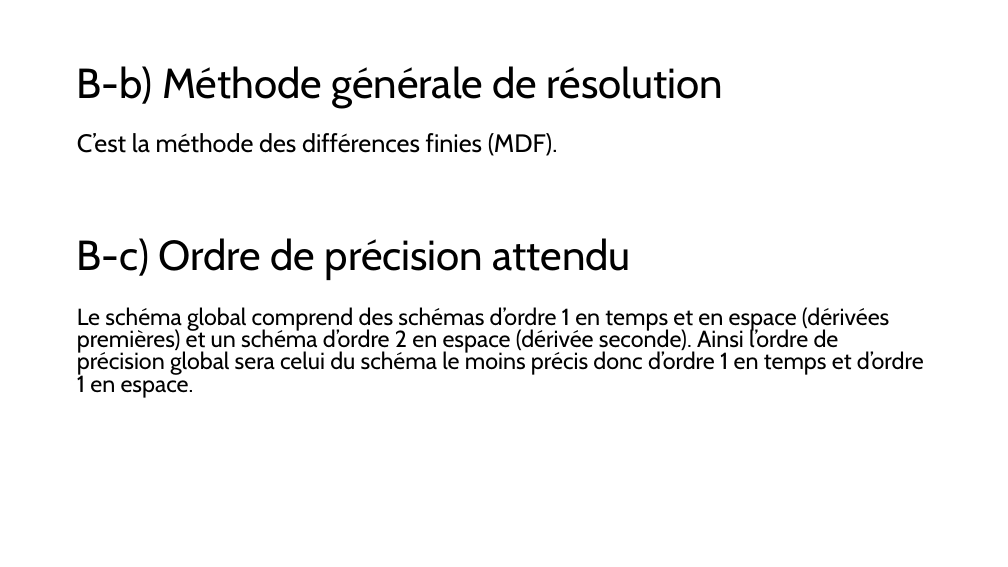
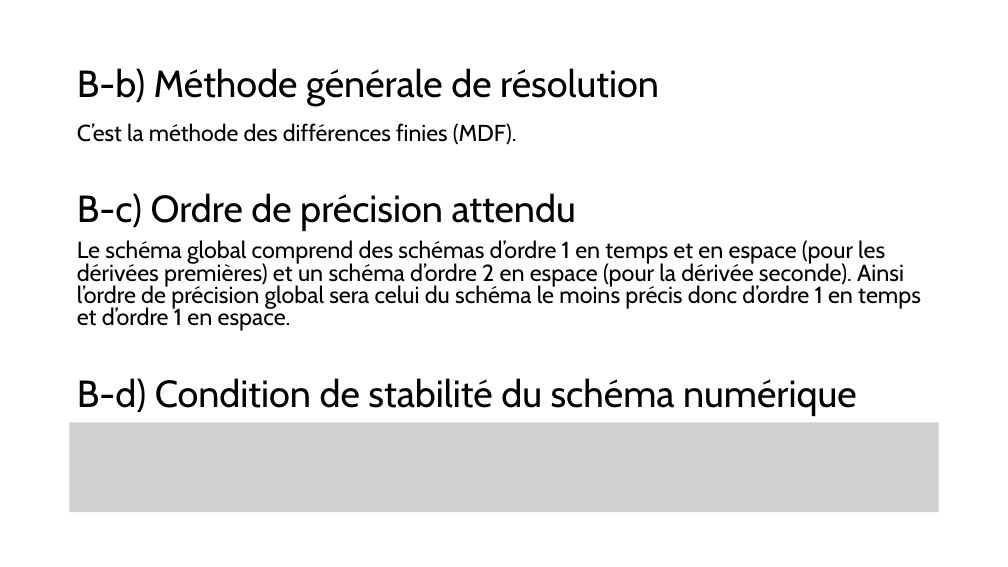
Before and after one commit to mehdibendaya/MEC8211-DEV1, a slide deck: slide 8 of Devoir_1.pptx. Drawn at 1008x567 pixels with LibreOffice and Linux fonts; fonts in the diff are those of the drawing; grey boxes stand for pictures. Boxes give left, top, right and bottom in pixels: in the first picture for what was removed or moved away, otherwise in the second. Text is boxed around its words. In the diff, an @@ line names an element or a change of style, - is before the commit and + after.

```diff
--- a/Devoir_1.pptx
+++ b/Devoir_1.pptx
@@ title "B-b) Méthode générale de résolution" at (77,68,659,106): size 40 to 36 pt @@
@@ text "C’est la méthode des différences ...": place and size @@
-text "C’est la méthode des différences ..." at (77,133,558,156)
+text "C’est la méthode des différences ..." at (77,123,517,144)
@@ text "C’est la méthode des différences ..." at (77,123,517,144): size 24 to 22 pt @@
@@ text "B-c) Ordre de précision attendu" at (77,193,576,231): size 40 to 36 pt @@
@@ text "B-c) Ordre de précision attendu": place and size @@
-text "B-c) Ordre de précision attendu" at (77,238,631,280)
+text "B-c) Ordre de précision attendu" at (77,193,576,231)
@@ text at (77,240,921,331): text changed @@
-Le schéma global comprend des schémas d’ordre 1 en temps et en espace (dérivées premières) et un schéma d’ordre 2 en espace (dérivée seconde). Ainsi l’ordre de précision global sera celui du schéma le moins précis donc d’ordre 1 en temps et d’ordre 1 en espace.
+Le schéma global comprend des schémas d’ordre 1 en temps et en espace (pour les dérivées premières) et un schéma d’ordre 2 en espace (pour la dérivée seconde). Ainsi l’ordre de précision global sera celui du schéma le moins précis donc d’ordre 1 en temps et d’ordre 1 en espace.
@@ text added at (77,378,857,416), 36 pt, text #000000 @@
+B-d) Condition de stabilité du schéma numérique
@@ picture added at (70,423,939,513) @@
```
Also in this commit, not shown: 15 other slides changed, 2 slides added, 7 slides removed.
